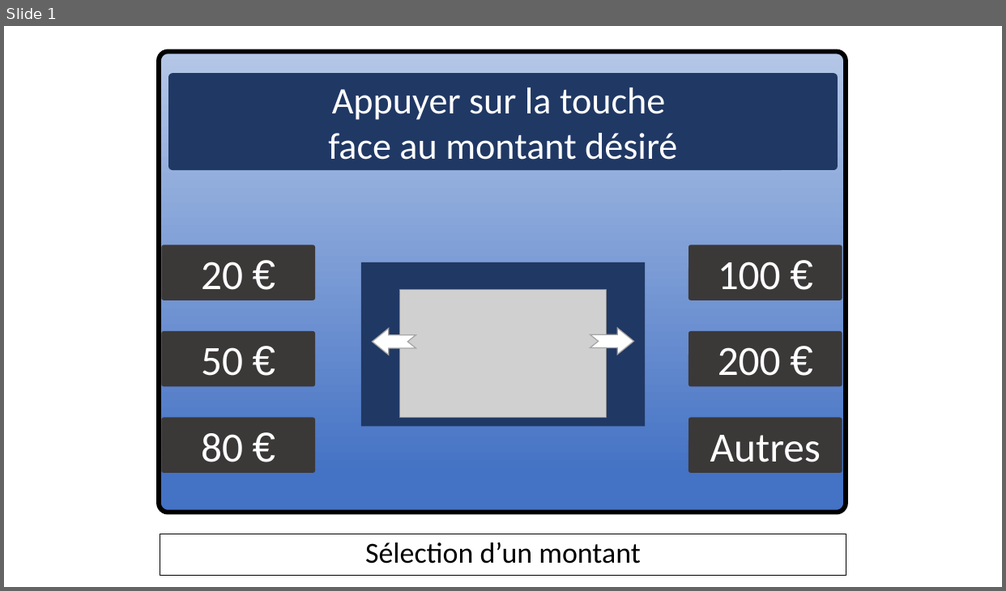
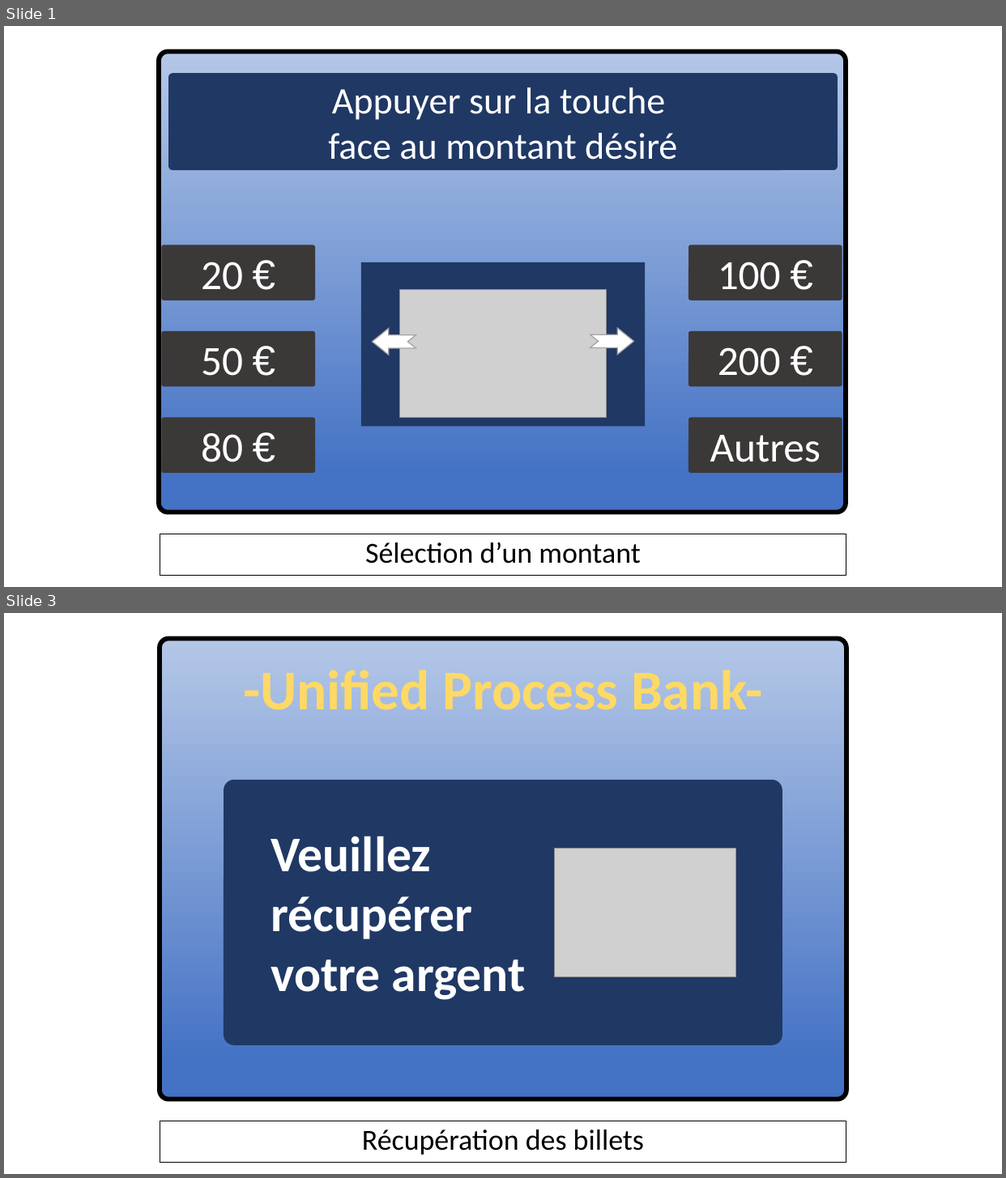
Before and after one commit to kyweez/CDA-15-APPLICATION-DESIGN, a slide deck: GAB/Version-aurelien/IHM-aurelien.pptx. Shown one above the other, each under a label of ours: slide 1 before the commit, slides 1 and 3 after it; the slides between them are not shown. The pictures are 1006x591 and 1006x1178 pixels, drawn with LibreOffice and Linux fonts; fonts in the diff are those of the drawing; grey boxes stand for pictures. Boxes give left, top, right and bottom in pixels: in the first picture for what was removed or moved away, otherwise in the second. Text is boxed around its words. In the diff, an @@ line names an element or a change of style, - is before the commit and + after.

```diff
--- a/GAB/Version-aurelien/IHM-aurelien.pptx
+++ b/GAB/Version-aurelien/IHM-aurelien.pptx
@@ slide 3 added at (4,613,1002,1174), background #FFFFFF @@
@@ rounded rectangle added at (160,638,847,1100), fill gradient #4472C4 to #B4C7E7, outline #000000 4.5 pt @@
@@ text added at (243,670,762,710), 54 pt, text #FFD966, bold @@
+-Unified Process Bank-
@@ rounded rectangle added at (224,780,782,1046), fill #203864 @@
@@ text added at (271,836,526,1000), 48 pt, text #FFFFFF, bold @@
+Veuillez récupérer
+votre argent
@@ picture added at (554,848,736,977) @@
@@ subtitle added at (160,1122,847,1162), outline #000000 0.75 pt, 28 pt, text #000000 @@
+Récupération des billets
```
Also in this commit, not shown: 3 slides changed, 1 other slide added.
